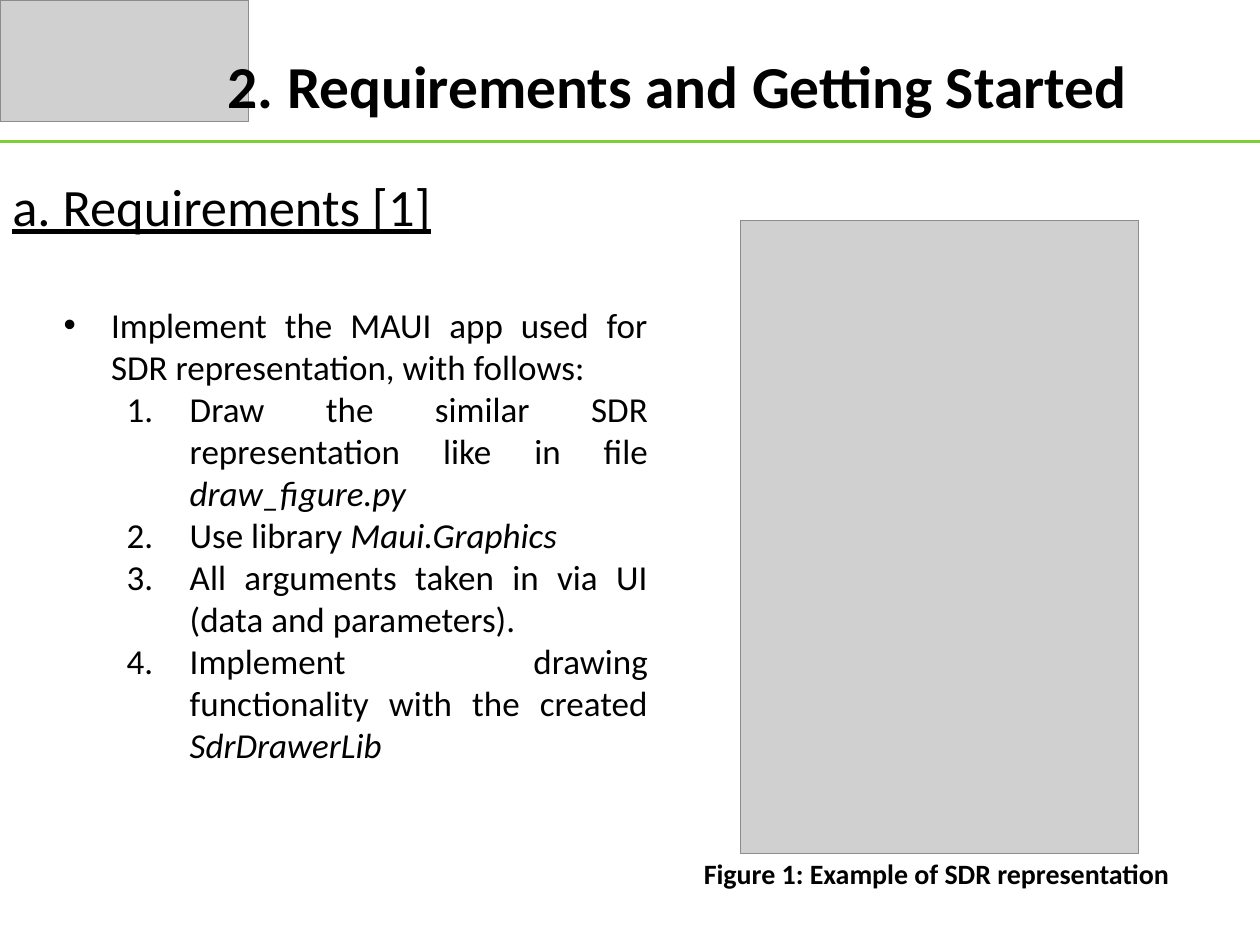
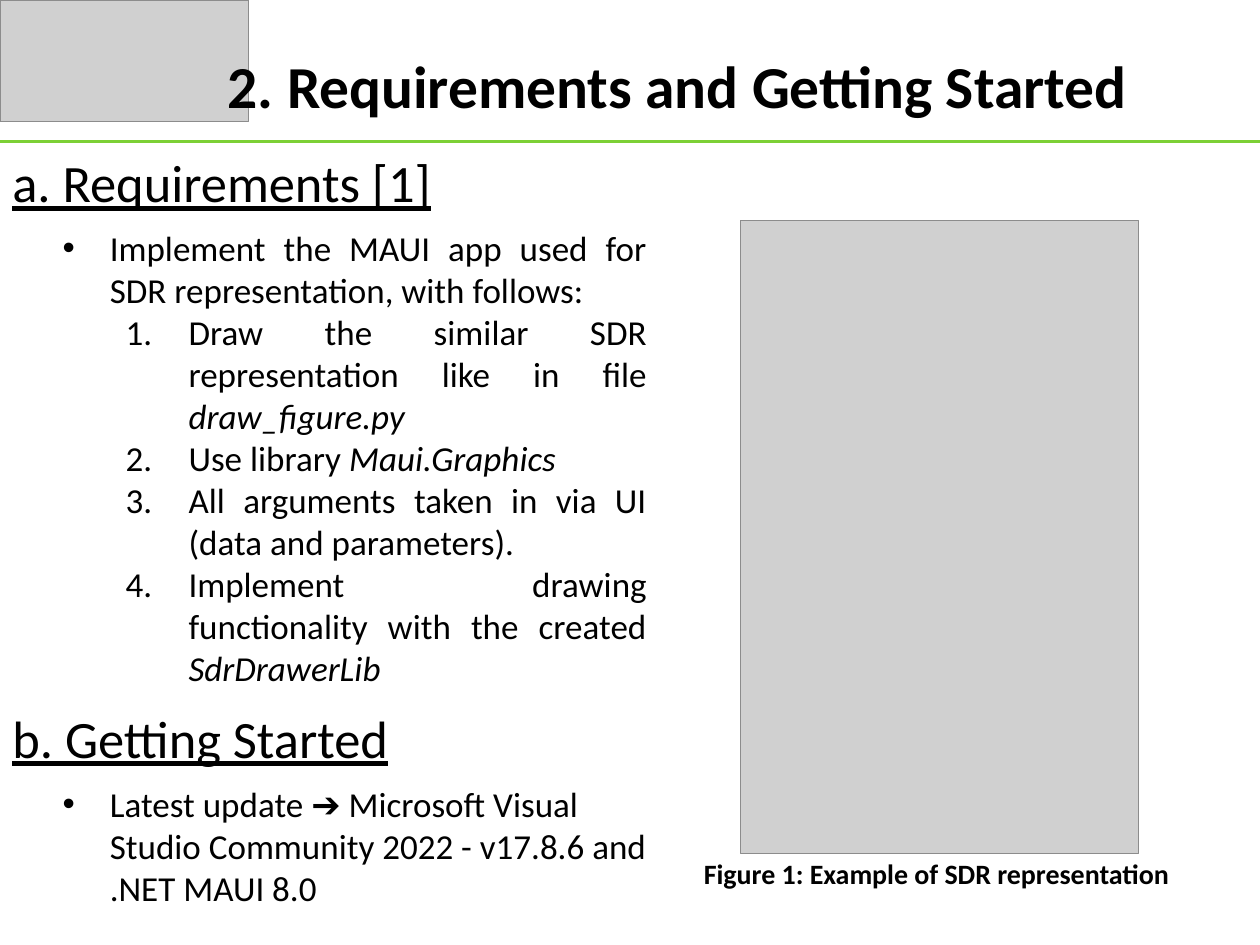
Before and after one commit to tongngocminhanh/MAUI_App_SDR, a slide deck: slide 4 of MySEProject/Documentation/ML22-23-8 Implement the SDR representation in the MAUI application.pptx (slide 3 before the commit). Drawn at 1260x945 pixels with LibreOffice and Linux fonts; fonts in the diff are those of the drawing; grey boxes stand for pictures. Boxes give left, top, right and bottom in pixels: in the first picture for what was removed or moved away, otherwise in the second. Text is boxed around its words. In the diff, an @@ line names an element or a change of style, - is before the commit and + after.

```diff
--- a/MySEProject/Documentation/ML22-23-8 Implement the SDR representation in the MAUI application.pptx
+++ b/MySEProject/Documentation/ML22-23-8 Implement the SDR representation in the MAUI application.pptx
@@ text "a. Requirements [1]": place and size @@
-text "a. Requirements [1]" at <box>12,188,431,235</box>
+text "a. Requirements [1]" at <box>12,164,431,211</box>
@@ text "Implement the MAUI app used ...": place and size @@
-text "Implement the MAUI app used ..." at <box>111,313,648,759</box>
+text "Implement the MAUI app used ..." at <box>110,236,647,682</box>
@@ text added at <box>12,721,388,767</box>, 30 pt, text #000000, underline @@
+b. Getting Started
@@ text added at <box>110,792,646,902</box>, 20 pt, text #000000 @@
+• Latest update ➔ Microsoft Visual Studio Community 2022 - v17.8.6 and .NET MAUI 8.0
```
Also in this commit, not shown: 3 other slides changed, 1 slide added, 2 slides removed, 6 other files.
